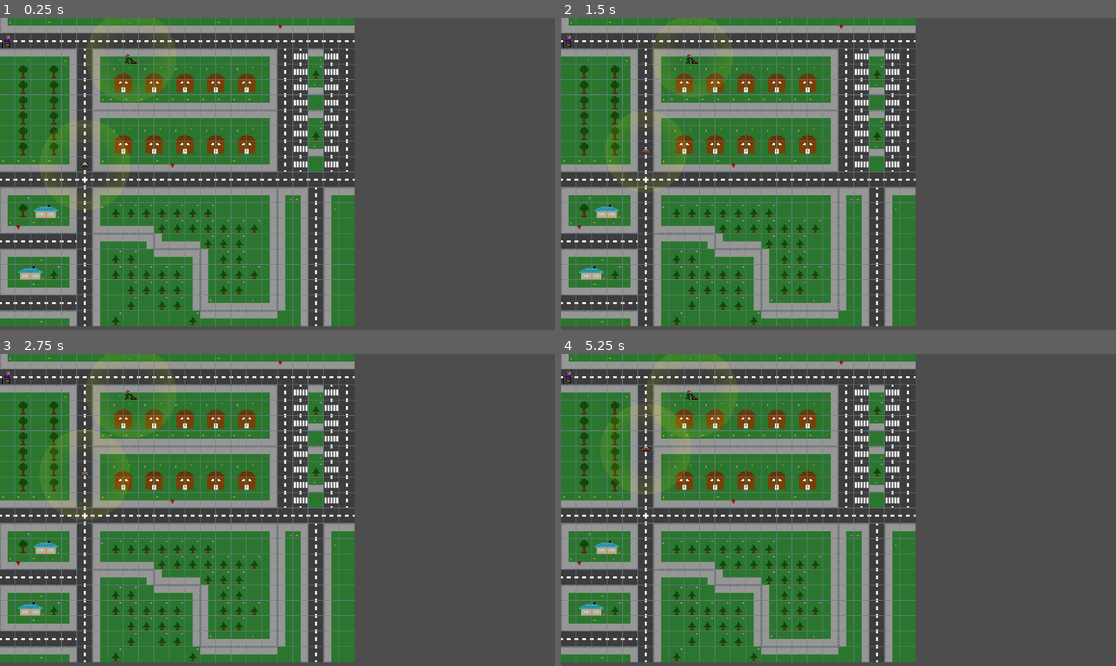
Above: before the commit, frames 1-4 (two rows, left to right).
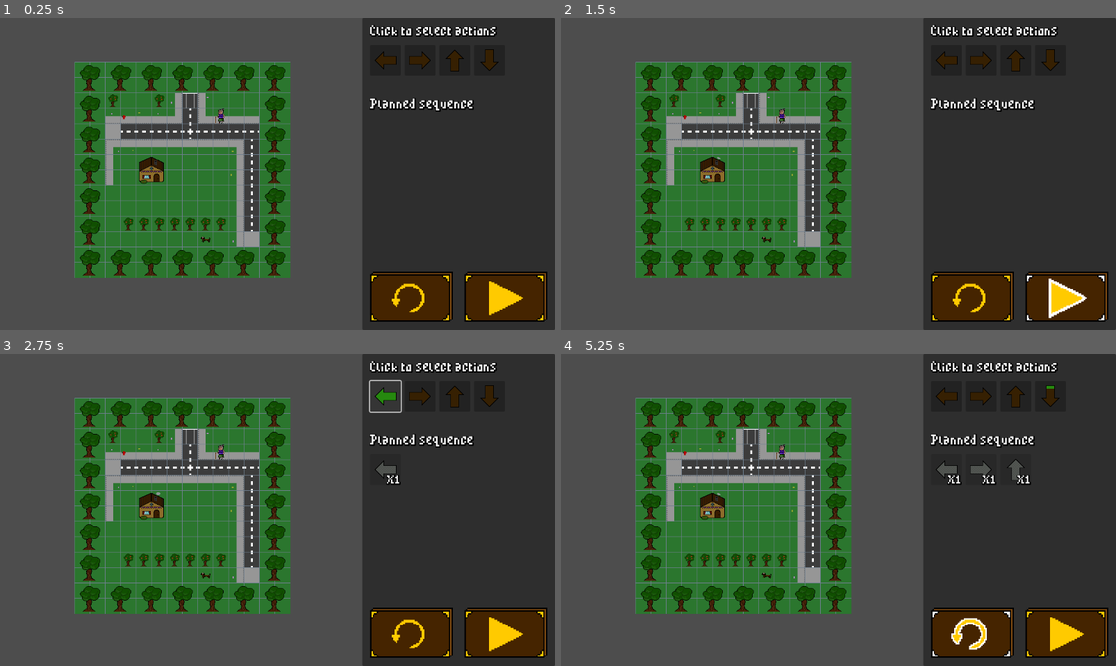
Above: after the commit, the same moments.

Repository: chrismeunier/EpicGameJam11
Game: Godot game, scene res://MainScene.tscn
Two runs of this game, one before a commit and one after it. Both use one fixed random seed, a clock stepped at 60 frames per second and the inputs below. Before the commit the project starts from res://TileMap/world.tscn. Sound files missing from this copy of the repository are replaced by a short silence.
Inputs (mouse positions are in pixels of both pictures, inside the frame that each line leads up to):
- Up to frame 1 (0.25 s): no input
- Up to frame 2 (1.5 s): click (1066, 295) at 0.5 s, where only the run after the commit has a clickable "Play !"; click (1066, 295) at 1.25 s, where only the run after the commit has a clickable "Play !"
- Up to frame 3 (2.75 s): click (382, 397) at 2 s, where only the run after the commit has a clickable "0"
- Up to frame 4 (5.25 s): click (982, 397) at 2.75 s, where only the run after the commit has a clickable "1"; click (1016, 397) at 3.5 s, where only the run after the commit has a clickable "2"; click (1049, 397) at 4.25 s, where only the run after the commit has a clickable "3"; click (971, 631) at 5 s, where only the run after the commit has a clickable "Undo"

The runs differ from the first frame. In frame 1, 81% of the frame differs, in the area x 0-100%, y 0-100%; in frame 2, 81%; in frame 3, 81%; in frame 4, 81%.

Commit message:
Try for cleaner scene change

Diff:
--- a/CenteredLevels/centered_lvl_2.tscn
+++ b/CenteredLevels/centered_lvl_2.tscn
@@ -3,7 +3,7 @@
 [ext_resource type="PackedScene" uid="uid://0gcx30ebdqs4" path="res://Levels/Lvl2.tscn" id="1_5db0r"]
 
 [node name="MarkerLvl2" type="Marker2D"]
-visible = false
+position = Vector2(382, 314)
 
 [node name="Lvl2" parent="." instance=ExtResource("1_5db0r")]
 position = Vector2(-217, -234)
--- a/events.gd
+++ b/events.gd
@@ -16,6 +16,7 @@
 # Call "Events.movement_ended.emit(value)" when movement is done
 signal level_completed
 signal next_level
+signal level_retry
 
 func _ready() -> void:
 	pass # Replace with function body.
--- a/interface/controls.gd
+++ b/interface/controls.gd
@@ -161,10 +161,10 @@
 
 # Next level pressed
 func _on_next_level_button_pressed() -> void:
-	state_chart.send_event("end_game")
-	success_dialog.visible = false
+	success_dialog.hide()
 	Events.level_completed.emit()
 	Events.next_level.emit()
+	state_chart.send_event("end_game")
 
 func _on_end_state_processing(delta: float) -> void:
 	if not success_dialog.visible:
--- a/main_scene.gd
+++ b/main_scene.gd
@@ -36,6 +36,7 @@
 	current_scene.free()
 	current_scene = scene.instantiate()
 	# Add it to the active scene, as child of root.
-	get_tree().root.add_child(current_scene)
+	#get_tree().root.add_child(current_scene)
+	add_child(current_scene)
 	# Optionally, to make it compatible with the SceneTree.change_scene_to_file() API.
-	get_tree().current_scene = current_scene
+	#get_tree().current_scene = current_scene
--- a/project.godot
+++ b/project.godot
@@ -11,7 +11,7 @@
 [application]
 
 config/name="EpicGameJam11"
-run/main_scene="uid://gje6isjwjbvi"
+run/main_scene="uid://cyof6ioq6j3mq"
 config/features=PackedStringArray("4.4", "GL Compatibility")
 config/icon="res://icon.svg"
 
